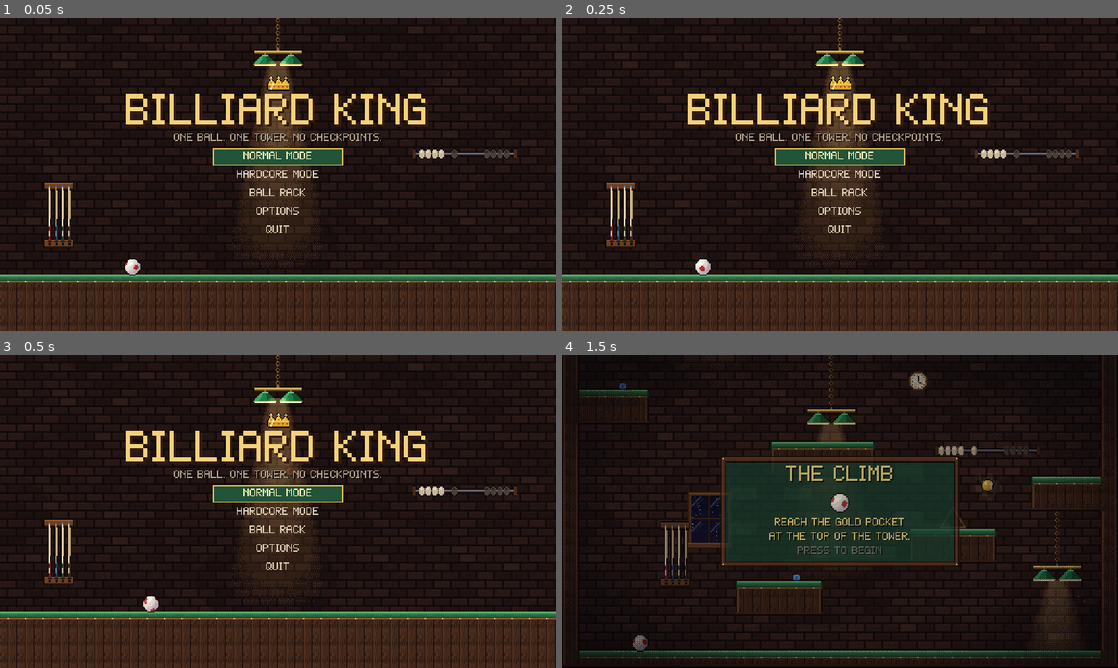
Above: before the commit, frames 1-4 (two rows, left to right).
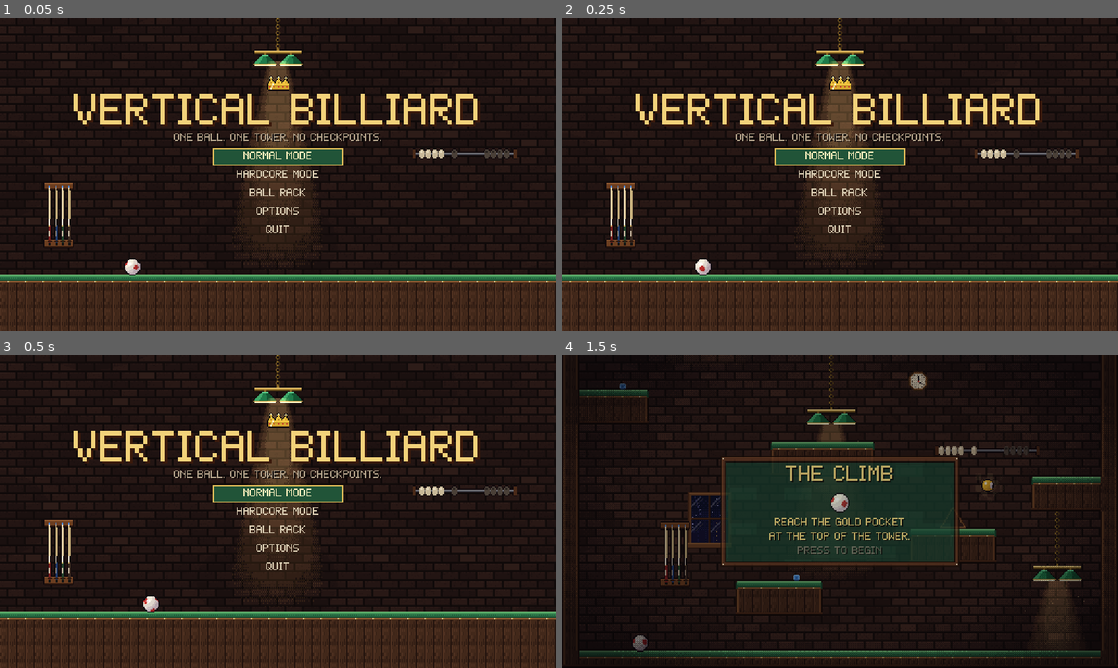
Above: after the commit, the same moments.

Repository: AmitShok/billiard-king
Game: Godot game, scene res://scenes/ui/title.tscn
Same seed, same stepped clock (60 frames per second), same inputs: the game is played once before the commit and once after it.
Inputs:
- Up to frame 1 (0.05 s): no input
- Up to frame 2 (0.25 s): no input
- Up to frame 3 (0.5 s): no input
- Up to frame 4 (1.5 s): click "Normal mode" at 0.5 s; click "Start" at 1.25 s

The runs differ from the first frame. In frame 1, 3.0% of the frame differs, in the area x 13-87%, y 24-35%; in frame 2, 3.0%; in frame 3, 3.0%; in frame 4, nothing differs.

Commit message:
Rename the game to Vertical Billiard and restore the crownless icon
- The window title, logo, ending card, README and comments now say
  Vertical Billiard; the icon is the black 8-ball without the crown
- Godot keeps saves in a folder named after the game, so a save from
  Billiard King is copied across once on first launch (the original is
  left in place); menu tests cover the copy (19/19)

Co-Authored-By: Claude Opus 5.5 <noreply@anthropic.com>

Diff:
--- a/project.godot
+++ b/project.godot
@@ -10,7 +10,7 @@
 
 [application]
 
-config/name="Billiard King"
+config/name="Vertical Billiard"
 config/description="A billiard-themed climb: one cue ball, one tall tower, no checkpoints."
 run/main_scene="res://scenes/ui/title.tscn"
 config/features=PackedStringArray("4.7", "GL Compatibility")
--- a/scripts/autoload/save_data.gd
+++ b/scripts/autoload/save_data.gd
@@ -9,7 +9,7 @@
 const CLASSIC := "classic"
 const HARDCORE := "hardcore"
 
-var path := "user://billiard_king.cfg"
+var path := "user://vertical_billiard.cfg"
 
 # Settings
 var master_volume := 0.8
@@ -53,9 +53,19 @@
 	for arg in OS.get_cmdline_user_args() + OS.get_cmdline_args():
 		if arg.begins_with("--save-profile="):
 			path = "user://test_%s.cfg" % arg.get_slice("=", 1)
+	if path == "user://vertical_billiard.cfg":
+		adopt_old_save(OS.get_user_data_dir().get_base_dir().path_join("Billiard King/billiard_king.cfg"))
 	_setup_input()
 	load_data()
 	apply_settings()
+
+
+## The game used to be called Billiard King, and Godot keeps saves in a folder
+## named after the game. Copy the old save over once; the original is left alone.
+func adopt_old_save(old_path: String) -> bool:
+	if FileAccess.file_exists(path) or not FileAccess.file_exists(old_path):
+		return false
+	return DirAccess.copy_absolute(old_path, ProjectSettings.globalize_path(path)) == OK
 
 
 func _setup_input() -> void:
--- a/scripts/ui/ending.gd
+++ b/scripts/ui/ending.gd
@@ -26,7 +26,7 @@
 	crown.scale = Vector2(2, 2)
 	box.add_child(crown)
 	UIKit.heading(box, "The table is yours", 16)
-	UIKit.label(box, "Billiard King", Color("f2d27a"))
+	UIKit.label(box, "Vertical Billiard", Color("f2d27a"))
 	UIKit.label(box, "")
 	UIKit.label(box, "Time  %s" % SaveData.format_time(stats.get("time", 0.0)))
 	UIKit.label(box, "Strokes  %d     Falls  %d" % [stats.get("strokes", 0), stats.get("falls", 0)])
--- a/scripts/ui/title.gd
+++ b/scripts/ui/title.gd
@@ -77,7 +77,7 @@
 	crown.position = Vector2(246, 52)
 	add_child(crown)
 	var logo := Label.new()
-	logo.text = "BILLIARD KING"
+	logo.text = "VERTICAL BILLIARD"
 	logo.add_theme_font_size_override("font_size", 32)
 	logo.add_theme_color_override("font_color", Color("f2d27a"))
 	logo.add_theme_color_override("font_shadow_color", Color("3a1a0c"))
--- a/shaders/ball.gdshader
+++ b/shaders/ball.gdshader
@@ -1,4 +1,4 @@
-// Billiard King: rolling ball via spherical UV mapping.
+// Vertical Billiard: rolling ball via spherical UV mapping.
 // The quad is treated as a sphere seen from the front. For every screen pixel
 // we rebuild the sphere normal, rotate it into the ball's own frame with the
 // inverse orientation, and look up an equirectangular "skin" (longitude ->
--- a/shaders/vignette.gdshader
+++ b/shaders/vignette.gdshader
@@ -1,4 +1,4 @@
-// Billiard King: soft corner darkening, quantised with a 4x4 ordered dither
+// Vertical Billiard: soft corner darkening, quantised with a 4x4 ordered dither
 // so it stays pixel-art crisp at the game's native 512x288.
 shader_type canvas_item;
 
--- a/tests/menu_test.gd
+++ b/tests/menu_test.gd
@@ -22,6 +22,24 @@
 	SaveData.has_run = false
 	SaveData.wins = 0
 	SaveData.save()
+
+	print("Rename")
+	var old_file := ProjectSettings.globalize_path("user://test_old_name.cfg")
+	var old := ConfigFile.new()
+	old.set_value("rack", "wins", 7)
+	old.save(old_file)
+	var keep_path := SaveData.path
+	SaveData.path = "user://test_new_name.cfg"
+	check("an old save is adopted", SaveData.adopt_old_save(old_file) and FileAccess.file_exists(SaveData.path))
+	var copied := ConfigFile.new()
+	copied.load(SaveData.path)
+	check("with its progress intact", copied.get_value("rack", "wins", 0) == 7)
+	check("the original is left in place", FileAccess.file_exists(old_file))
+	check("an existing save is never overwritten", not SaveData.adopt_old_save(old_file))
+	DirAccess.remove_absolute(ProjectSettings.globalize_path(SaveData.path))
+	check("no old save, nothing happens", not SaveData.adopt_old_save("user://no_such_file.cfg"))
+	DirAccess.remove_absolute(old_file)
+	SaveData.path = keep_path
 
 	print("Title")
 	var title: Control = load("res://scenes/ui/title.tscn").instantiate()
--- a/tools/build_music.gd
+++ b/tools/build_music.gd
@@ -1,5 +1,5 @@
 extends SceneTree
-## Composes and renders Billiard King's four pool-hall jazz loops to
+## Composes and renders Vertical Billiard's four pool-hall jazz loops to
 ## assets/audio/music/*.wav (mono, 22.05 kHz, seamless).
 ##   godot --headless --path <project> --script tools/build_music.gd
 ##
--- a/tools/build_sfx.gd
+++ b/tools/build_sfx.gd
@@ -1,5 +1,5 @@
 extends SceneTree
-## Designs Billiard King's foley and ambience and bakes 16-bit mono WAVs to
+## Designs Vertical Billiard's foley and ambience and bakes 16-bit mono WAVs to
 ## assets/audio/. Deterministic (fixed seeds).
 ##   godot --headless --path <project> --script tools/build_sfx.gd
 ##
Binary file changed: assets/source/game_icon.aseprite
Binary file changed: assets/textures/game_icon.png
Binary file changed: docs/screenshots/ball_rack.png
Binary file changed: docs/screenshots/classic_intro.png
Binary file changed: docs/screenshots/hardcore.png
Binary file changed: docs/screenshots/hardcore_arrow.png
Binary file changed: docs/screenshots/hardcore_intro.png
Binary file changed: docs/screenshots/hardcore_start.png
Binary file changed: docs/screenshots/hint.png
Binary file changed: docs/screenshots/l2_screen_15.png
Not shown, added: docs/screenshots/l2_screen_15.png.import
Binary file changed: docs/screenshots/l2_screen_19.png
(and 30 more such lines)
